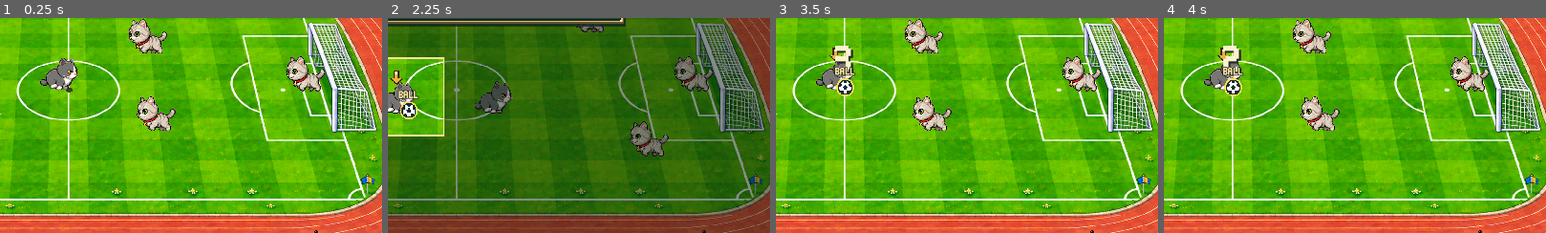
Above: before the commit, frames 1-4 (left to right).
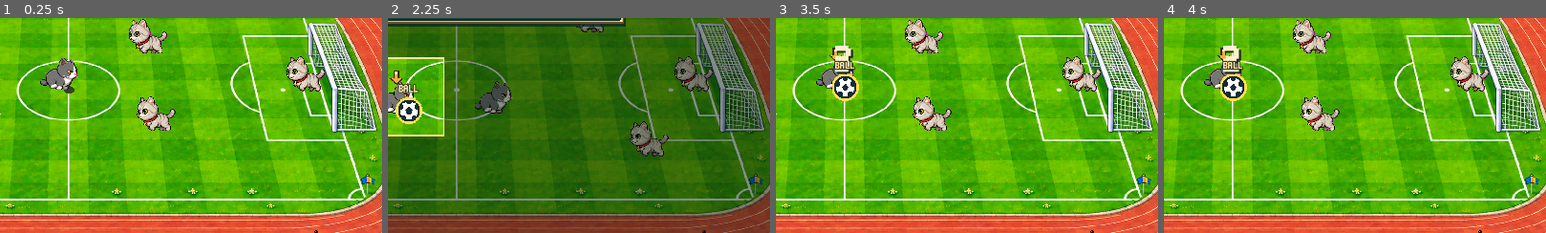
Above: after the commit, the same moments.

Repository: MrBurDeveloperTeam/pet-function
Game: Godot game, scene res://main.tscn
The game is run twice, just before and just after one commit, with the same random seed, the same clock (stepped at 60 frames per second) and the same inputs.
Inputs (mouse positions are % of the whole screen's width and height, from its top left):
- Up to frame 1 (0.25 s): no input
- Up to frame 2 (2.25 s): click (4, 6) at 0.5 s; click (96, 6) at 1.25 s; click (96, 16) at 2 s
- Up to frame 3 (3.5 s): click "SKIP TRAINING / PLAY MATCH" at 2.75 s
- Up to frame 4 (4 s): tap Enter at 3.5 s; move the mouse to (72, 45) at 3.52 s; hold D from 3.53 s (still down); hold Shift from 3.53 s (still down); tap Space at 3.77 s
The pictures show only the part of the screen within x 41-91%, y 35-85%; the shares and areas given below are measured in that part.

The runs differ from the first frame. In frame 1, less than 0.1% of the frame differs, in the area x 16-20%, y 31-36%; in frame 2, 0.9%, in the area x 2-9%, y 30-50%; in frame 3, 0.9%; in frame 4, 0.9%.

Commit message:
fix football problem

Diff:
--- a/godot/stadium-football/main.gd
+++ b/godot/stadium-football/main.gd
@@ -178,7 +178,7 @@
 	add_child(ball_node)
 	# The screen-space ball stays above overlapping cats, at its true projected position.
 	ball_node.visible = false
-	ball_shadow = sphere(self,0.28,0.015,Vector3.ZERO,Color("537333"))
+	ball_shadow = sphere(self,0.42,0.015,Vector3.ZERO,Color("537333"))
 	sphere(ball_node,0.30,0.60,Vector3.ZERO,CREAM)
 	for p in [Vector3(0,0.28,0),Vector3(0,0,0.28),Vector3(0,0,-0.28),Vector3(0.28,0,0),Vector3(-0.28,0,0)]:
 		var patch := box(ball_node,Vector3(0.16,0.16,0.06),p,Color("252d2b"))
@@ -900,7 +900,8 @@
 		var cat: Dictionary = game.cats[i]
 		cat_nodes[i].position = pitch_position(cat.pos)
 		var moving: bool = started and game.state == "playing" and cat.velocity.length() > 0.2
-		var row := 1 if cat.heading.x >= 0 else 2
+		var facing_x: float = (1.0 if cat.team == 0 else -1.0) if cat.keeper else cat.heading.x
+		var row := 1 if facing_x >= 0 else 2
 		if moving: cat_animation_phase[i]+=delta*clampf(cat.velocity.length()*1.4,3.0,12.0)
 		var frame := int(cat_animation_phase[i]) % 8 if moving else 0
 		# These are the original eight-frame left/right cycles, with real paw motion.
@@ -915,9 +916,9 @@
 	var ring_index := possession_team if possession_team>=0 else 2
 	ball_marker.texture = ball_textures[ring_index]
 	ball_ring_color = [Color("ffdf54"),Color("ff4d4d"),Color("e9e8d5")][ring_index]
-	ball_marker.size = Vector2.ONE * (38 if feedback_time>0.9 and possession_team==0 else 32)
+	ball_marker.size = Vector2.ONE * (57 if feedback_time>0.9 and possession_team==0 else 48)
 	ball_marker.position = ball_screen - ball_marker.size * 0.5
-	ball_tag.position = ball_screen - Vector2(30,36)
+	ball_tag.position = ball_screen - Vector2(30,46)
 	ball_marker.visible = started and game.state!="finished"
 	ball_tag.visible = started and game.state!="finished"
 	selection_arrow.position = cat_nodes[game.controlled].position + Vector3(0,3.8+sin(anim_time*3)*0.08,0)
--- a/godot/stadium-football/match.gd
+++ b/godot/stadium-football/match.gd
@@ -13,6 +13,11 @@
 const KEEPER_PASS_MAX_SPEED := 26.0
 const AI_TACKLE_SUCCESS := 0.5
 const AWAY_DIFFICULTY := 0.8
+const AWAY_KEEPER_MULTIPLIER := 1.1
+
+func ai_difficulty(i: int) -> float:
+	return AWAY_DIFFICULTY * (AWAY_KEEPER_MULTIPLIER if cats[i].keeper else 1.0) if cats[i].team == 1 else 1.0
+
 const KEEPER_HOLD_SECONDS := 2.5
 const KEEPER_KEEP_OUT := 2.4
 const REGULATION := 180.0
@@ -74,7 +79,7 @@
 		cats[i].sprint_exhausted = false
 		cats[i].cooldown = 0.0
 		cats[i].stun = 0.0
-		cats[i].think = 0.25 / AWAY_DIFFICULTY if cats[i].team == 1 else 0.0
+		cats[i].think = 0.25 / ai_difficulty(i) if cats[i].team == 1 else 0.0
 		cats[i].heading = Vector2(-sign_x, 0)
 	owner = team * 3
 	cats[owner].pos = Vector2(-0.8 if team == 0 else 0.8, 0)
@@ -136,10 +141,10 @@
 		cat.stamina = clampf(cat.stamina + (-32 if boosting else 19) * delta, 0, 100)
 		var speed := 8.2 if boosting else 5.6
 		if cat.keeper: speed = 6.2
-		if cat.team == 1: speed *= AWAY_DIFFICULTY
+		speed *= ai_difficulty(i)
 		if i == owner: speed *= 0.92
 		if cat.stun > 0: direction = Vector2.ZERO
-		cat.velocity = cat.velocity.move_toward(direction * speed, 28 * delta * (AWAY_DIFFICULTY if cat.team == 1 else 1.0))
+		cat.velocity = cat.velocity.move_toward(direction * speed, 28 * delta * ai_difficulty(i))
 		cat.pos += cat.velocity * delta
 		cat.pos.x = clampf(cat.pos.x, -21.1, 21.1)
 		cat.pos.y = clampf(cat.pos.y, -12.1, 12.1)
@@ -284,7 +289,7 @@
 	# Compare interception windows along the full pass, including near the receiver.
 	for opponent in cats:
 		if opponent.team==cats[keeper].team or opponent.stun>0: continue
-		var mobility := (6.2 if opponent.keeper else 8.2)*(AWAY_DIFFICULTY if opponent.team==1 else 1.0)
+		var mobility := (6.2 if opponent.keeper else 8.2)*(AWAY_DIFFICULTY*(AWAY_KEEPER_MULTIPLIER if opponent.keeper else 1.0) if opponent.team==1 else 1.0)
 		for sample in range(1,13):
 			var fraction := sample/12.0
 			var point := start.lerp(finish,fraction)
@@ -303,7 +308,7 @@
 	return first if risk_a<risk_b else first+1
 
 func ai_interval(i: int, seconds: float) -> float:
-	return seconds / (AWAY_DIFFICULTY if cats[i].team == 1 else 1.0)
+	return seconds / ai_difficulty(i)
 
 func shoot_ai(i: int) -> void:
 	var attack := 1.0 if cats[i].team == 0 else -1.0
@@ -370,7 +375,7 @@
 	for i in range(cats.size()):
 		if cats[i].stun > 0 or (i == last_kicker and pickup_lock > 0): continue
 		if i==last_kicker and pass_target>=0 and Vector2(ball_velocity.x,ball_velocity.z).length()>3.0: continue
-		var receive_radius := (1.15 * (AWAY_DIFFICULTY if cats[i].team == 1 and cats[i].keeper else 1.0)) if flight_is_shot else RECEIVE_RADIUS
+		var receive_radius := (1.15 * (ai_difficulty(i) if cats[i].team == 1 and cats[i].keeper else 1.0)) if flight_is_shot else RECEIVE_RADIUS
 		var offset: Vector2 = start - cats[i].pos
 		var entry := 0.0
 		var leave := limit
--- a/godot/stadium-football/tests/scene_test.gd
+++ b/godot/stadium-football/tests/scene_test.gd
@@ -11,6 +11,12 @@
 	var scene = load("res://main.gd").new()
 	root.add_child(scene)
 	scene.set_process(false)
+	scene.game.cats[2].heading = Vector2.LEFT
+	scene.game.cats[5].heading = Vector2.RIGHT
+	scene._process(0.0)
+	check(scene.cat_atlases[2].region.position.y == 208 and scene.cat_atlases[5].region.position.y == 416,"Both keepers face into the pitch even after moving toward their own goals")
+	check(scene.ball_marker.size == Vector2(48,48),"Normal ball diameter is increased by 50 percent")
+	check(is_equal_approx(scene.game.ai_difficulty(5),0.88) and is_equal_approx(scene.game.ai_difficulty(3),0.8),"Only the away keeper difficulty is raised by 10 percent")
 	check(scene.cat_nodes.size()==6 and scene.cat_sprites.size()==6,"Scene has six original pixel cat sprites on a 3D stage")
 	for i in range(6):
 		check(scene.cat_atlases[i].atlas==scene.TEAM_SHEETS[0 if i<3 else 1],"Each team shares exactly one original cat appearance")
Not shown, changed: package-lock.json
Not shown, changed: package.json
Not shown, changed: public/games/stadium-football/index.pck
Not shown, changed: src/pet/internal/components/FootballGame.tsx
Not shown, changed: src/pet/runtime/SharedPetRuntime.tsx
Not shown, changed: tests/football-rewards.test.mjs
